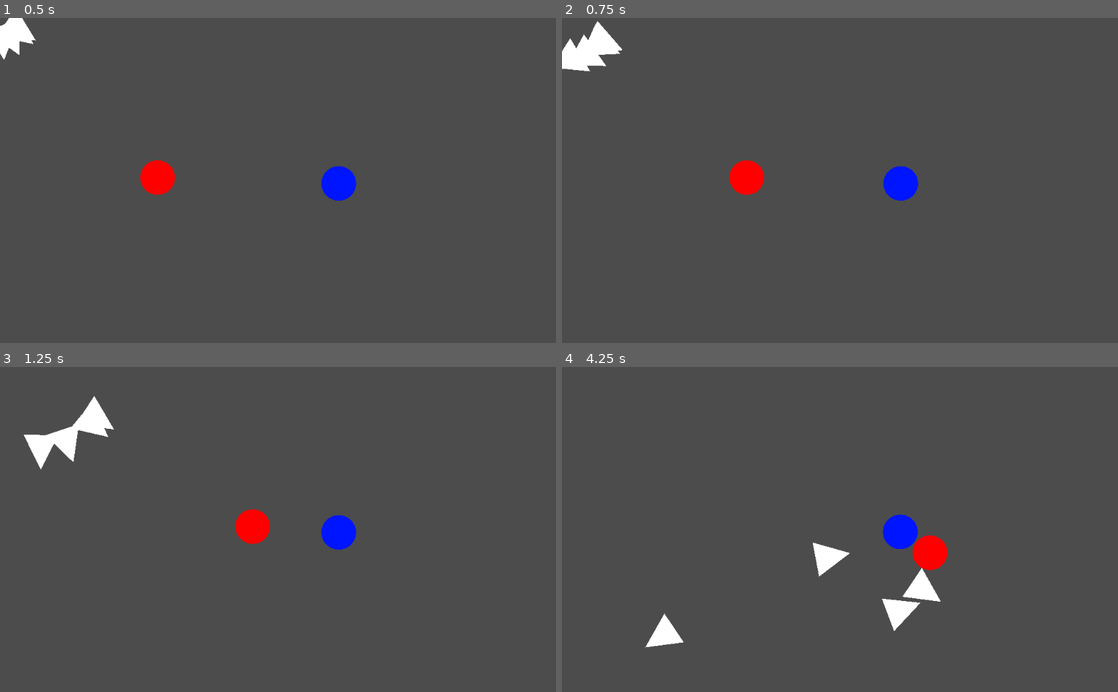
Above: before the commit, frames 1-4 (two rows, left to right).
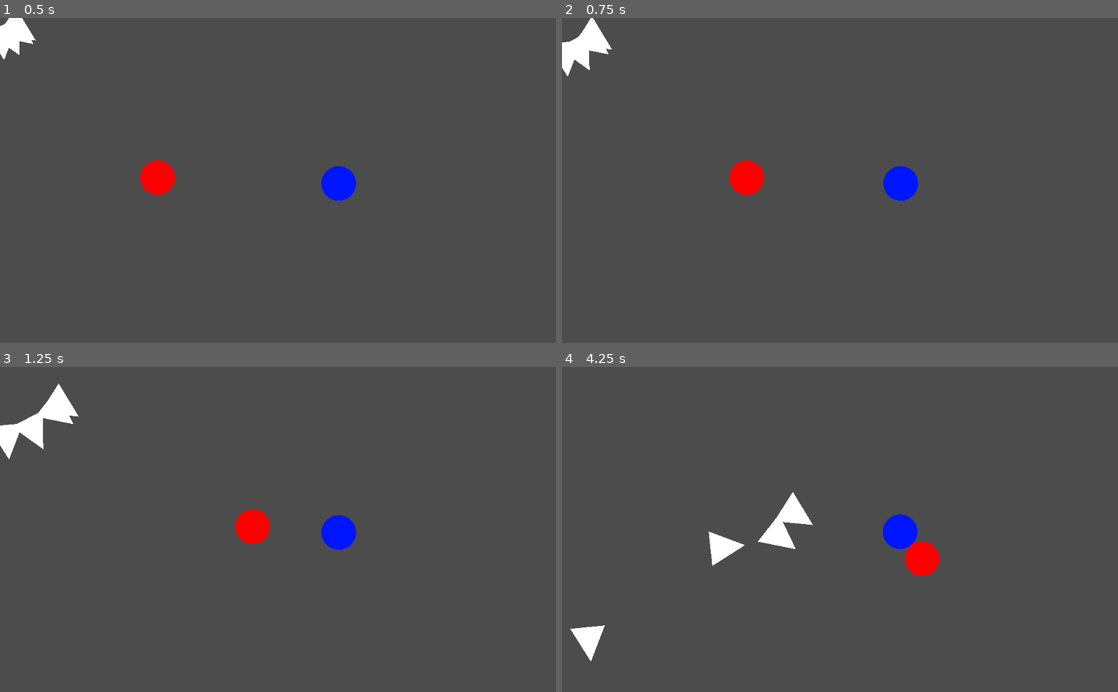
Above: after the commit, the same moments.

Repository: thomas-armena/crossfire
Game: Godot game, scene res://Scenes/Stage/Stage2.tscn
Same seed, same stepped clock (60 frames per second), same inputs: the game is played once before the commit and once after it. This scene is started directly instead of the project's main scene.
Inputs (mouse positions are in pixels of both pictures, inside the frame that each line leads up to):
- Up to frame 1 (0.5 s): no input
- Up to frame 2 (0.75 s): move the mouse to (962, 164) at 0.52 s; hold D (p1_move_right) from 0.53 s (still down); click (962, 164) at 0.67 s
- Up to frame 3 (1.25 s): keep holding D (p1_move_right)
- Up to frame 4 (4.25 s): move the mouse to (728, 545) at 1.27 s; release D (p1_move_right) at 1.28 s; hold S (p1_move_down) 1.28-2.03 s; click (728, 545) at 1.42 s; move the mouse to (895, 458) at 2.02 s; hold D (p1_move_right) 2.03-2.78 s; click (895, 458) at 2.17 s; move the mouse to (812, 594) at 2.77 s; hold W (p1_move_up) 2.78-3.53 s; click (812, 594) at 2.92 s; move the mouse to (1006, 578) at 3.52 s; hold A (p1_move_left) from 3.53 s (still down); click (1006, 578) at 3.67 s

Frame 1 is identical in both runs. In frame 2, 0.5% of the frame differs, in the area x 0-11%, y 0-18%; in frame 3, 2.0%; in frame 4, 3.2%, in the area x 1-70%, y 38-91%.
Error before the commit: Invalid get index 'button_index' (on base: 'InputEventKey'). (res://Scenes/Enemies/EnemyBasic.gd:25)

Commit message:
Remove debug code on enemy

Diff:
--- a/Scenes/Enemies/EnemyBasic.gd
+++ b/Scenes/Enemies/EnemyBasic.gd
@@ -21,9 +21,5 @@
 
 	entity.impulse(target, speed)
 
-func _input(event):
-	if (event.is_pressed() and event.button_index == BUTTON_LEFT):
-		entity.impulse(get_global_mouse_position(), 10000)
-
 func _physics_process(delta):
 	update_behaviour(delta)
